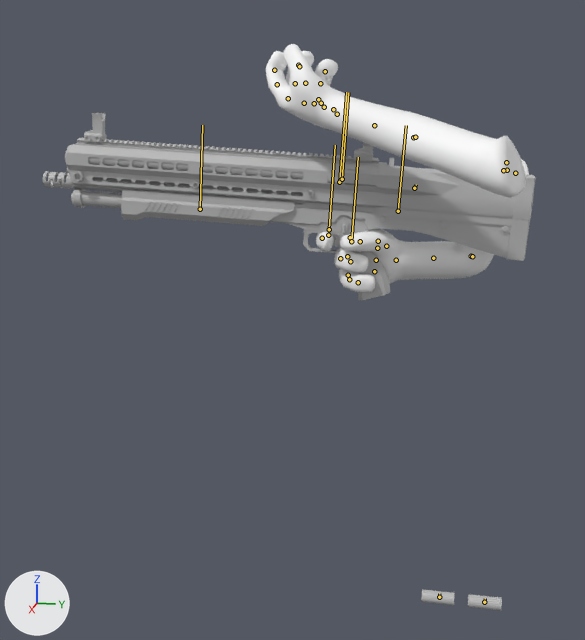
One commit to the FBX model models/weapons/uts15/uts15_v.fbx: the scene before it, then after it.
One viewpoint serves both versions: a camera (50 mm lens) standing at (1.962, -0.122, 1.388) and looking at (-0.002, -0.515, 0.897). Every picture has the same lights, and +X, +Y and +Z are marked at lower left. Both versions are drawn at frame 66 of the action 'Take 001'; the numbers are the values there. The bones that bend it are drawn over the model as lines.

In view in the first picture: 'Arms', 'polySurface3'.
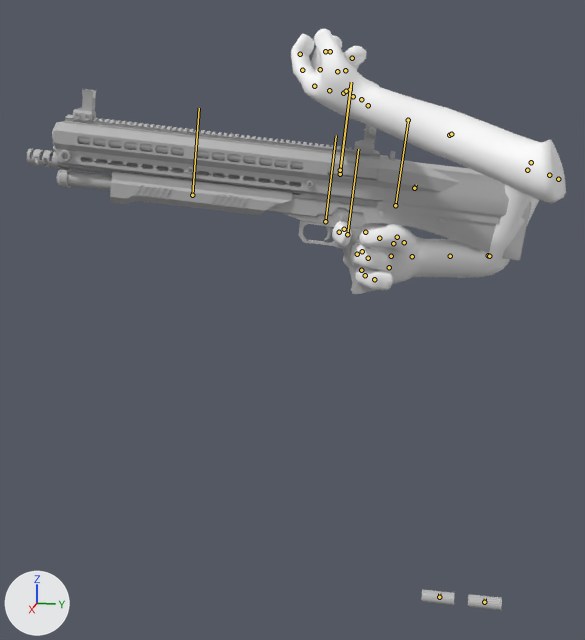
Commit message: shotgun pump animation changes

Pixel boxes [x1, y1, x2, y2] of what changed, in the pictures (585 x 640 px):
'polySurface3', posed (10% taller)
    before: [43, 113, 536, 300]
    after: [27, 89, 531, 294]
'Arms', posed
    before: [266, 44, 529, 292]
    after: [291, 29, 566, 290]
bone 'base', root to tip
    before: (351, 241) to (358, 157)
    after: (347, 234) to (358, 149)

The change in detail:
Bone 'Rig' (bone_rig) turns from (0, 0, 0) to (-3, 2, 4) degrees about its own x, y and z.
Bone 'base' (bone_base) moves from (-11.6, 108.4, 38.2) to (-8.6, 110.6, 38.9).
Bone 'base' (bone_base) turns from (-4, 4, -1) to (-7, 8, -3) degrees about its own x, y and z.
